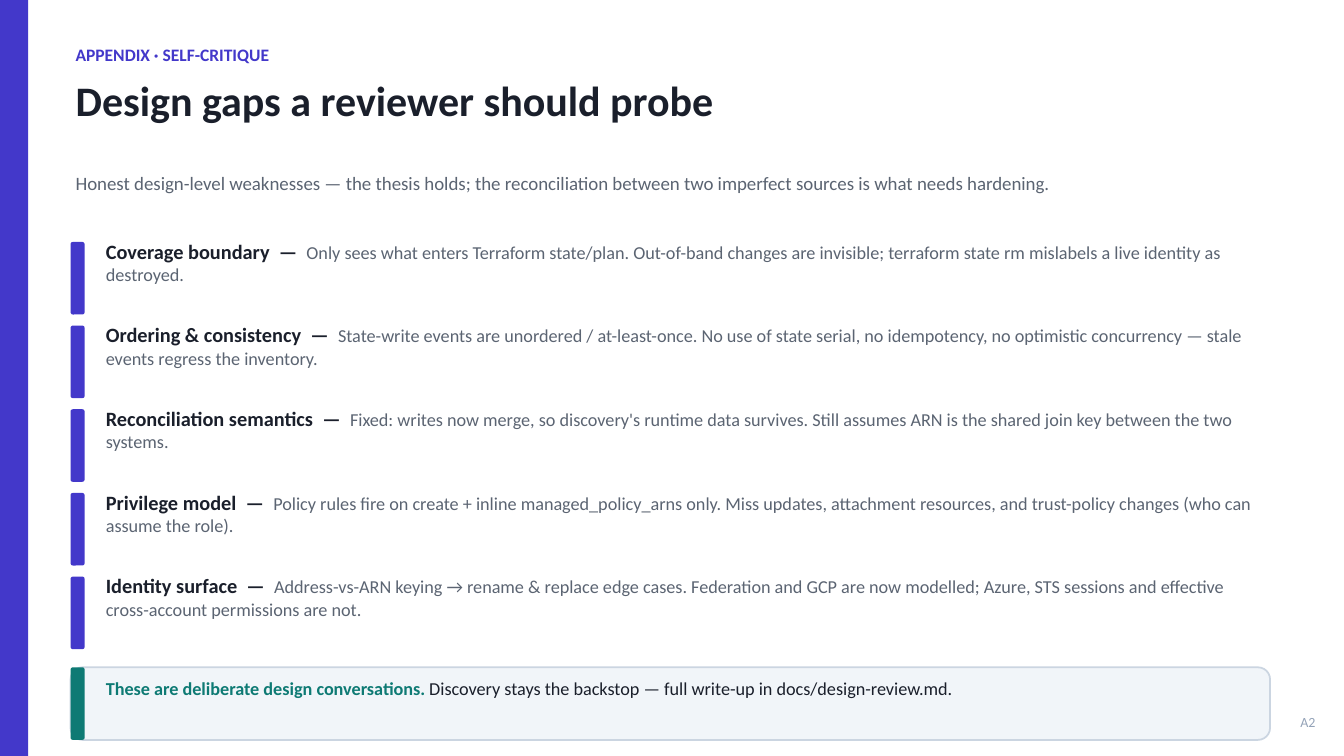
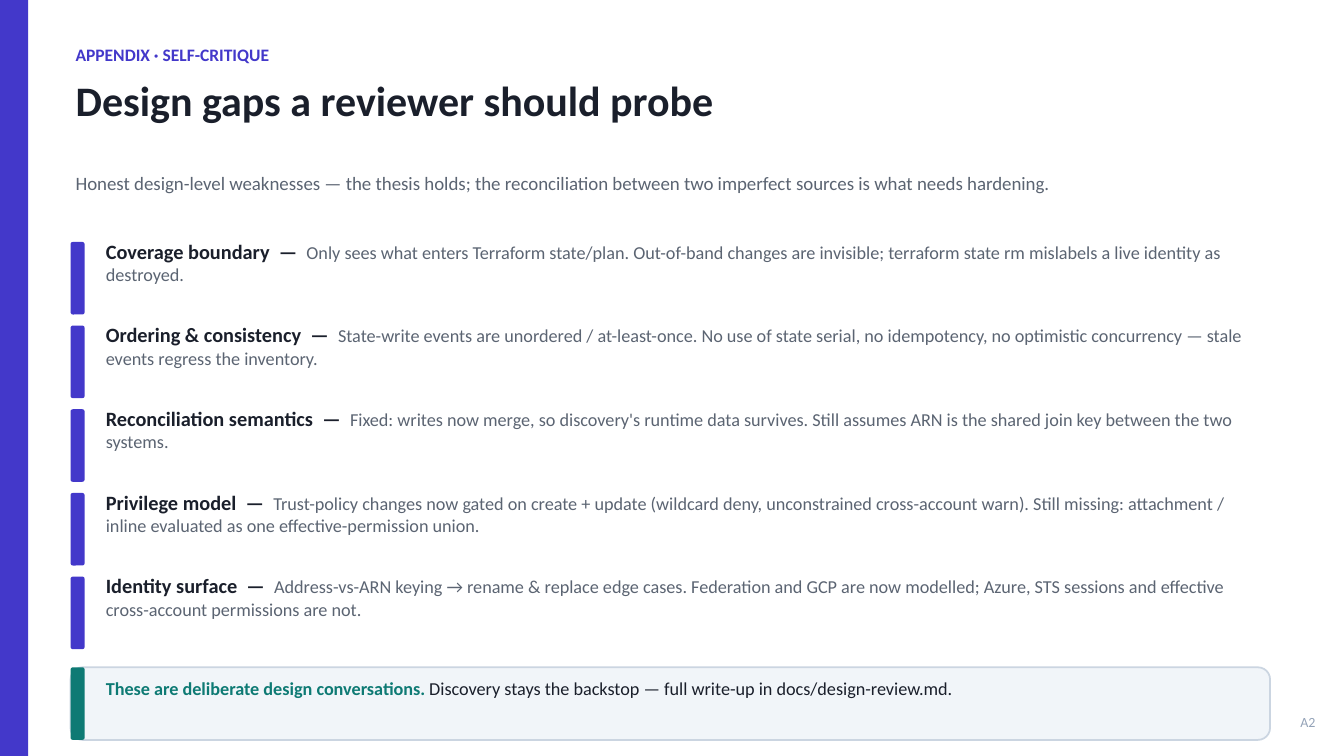
Before and after one commit to rona100/os-terraform-sync, a slide deck: slide 10 of deck/oasis-terraform-bridge.pptx. Drawn at 1344x756 pixels with LibreOffice and Linux fonts; fonts in the diff are those of the drawing. Boxes give left, top, right and bottom in pixels: in the first picture for what was removed or moved away, otherwise in the second. Text is boxed around its words. In the diff, an @@ line names an element or a change of style, - is before the commit and + after.

```diff
--- a/deck/oasis-terraform-bridge.pptx
+++ b/deck/oasis-terraform-bridge.pptx
@@ text at [106,495,1213,535]: text changed @@
-Privilege model — Policy rules fire on create + inline managed_policy_arns only. Miss updates, attachment resources, and trust-policy changes (who can assume the role).
+Privilege model — Trust-policy changes now gated on create + update (wildcard deny, unconstrained cross-account warn). Still missing: attachment / inline evaluated as one effective-permission union.
```
Also in this commit, not shown: 4 other slides changed, 14 other files.
